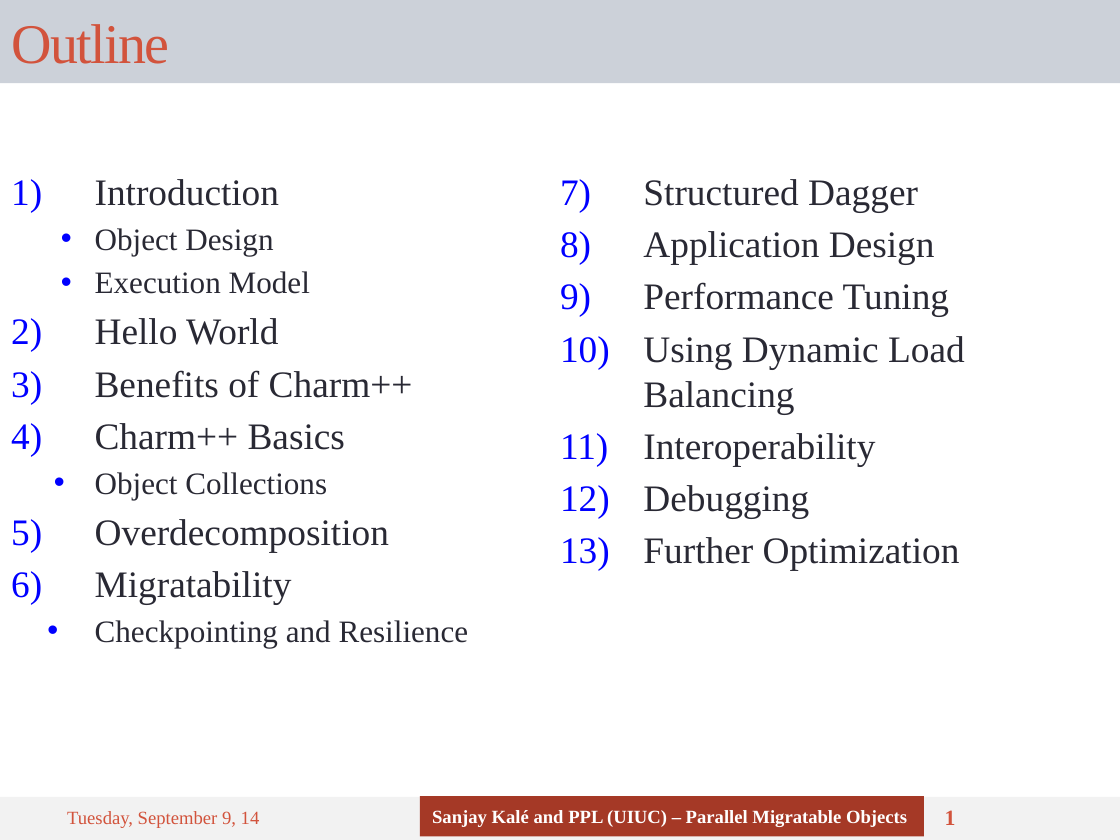
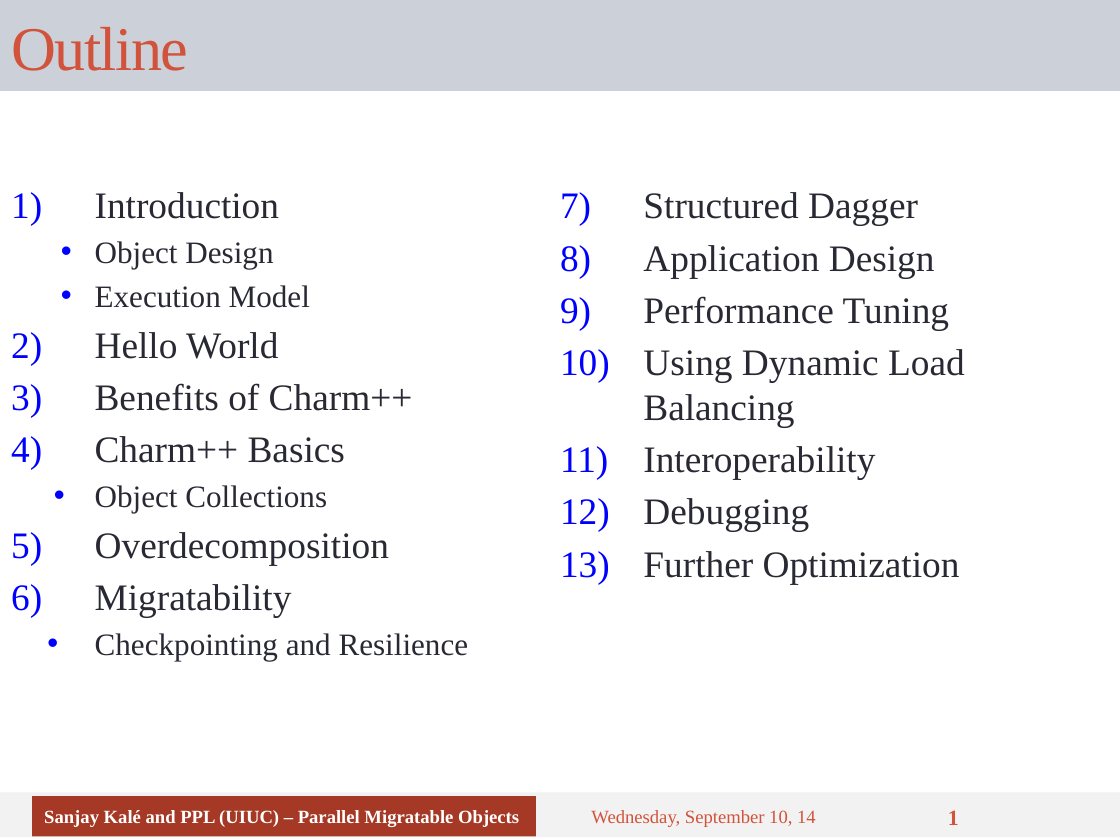
Before and after one commit to UIUC-PPL/charm_tutorial, a slide deck: slide 1 of tutorial-10-load_balancing.pptx. Drawn at 1120x840 pixels with LibreOffice and Linux fonts; fonts in the diff are those of the drawing. Boxes give left, top, right and bottom in pixels: in the first picture for what was removed or moved away, otherwise in the second. Text is boxed around its words. In the diff, an @@ line names an element or a change of style, - is before the commit and + after.

```diff
--- a/tutorial-10-load_balancing.pptx
+++ b/tutorial-10-load_balancing.pptx
@@ title "Outline": place and size @@
-title "Outline" at [0, 0, 1120, 83]
+title "Outline" at [0, 0, 1120, 91]
@@ title "Outline" at [0, 0, 1120, 91]: size 36 to 40 pt @@
@@ text "Introduction" at [95, 192, 965, 618]: vertical alignment top to middle @@
@@ rectangle: place and size @@
-rectangle at [0, 797, 1120, 840]
+rectangle at [0, 793, 1120, 838]
@@ rectangle "Sanjay Kalé and PPL (UIUC) ...": place and size @@
-rectangle "Sanjay Kalé and PPL (UIUC) ..." at [420, 796, 924, 837]
+rectangle "Sanjay Kalé and PPL (UIUC) ..." at [32, 796, 536, 837]
@@ text at [591, 810, 816, 827]: text changed @@
-Tuesday, September 9, 14
+Wednesday, September 10, 14
```
Also in this commit, not shown: 22 other slides changed, 1 slide removed.
